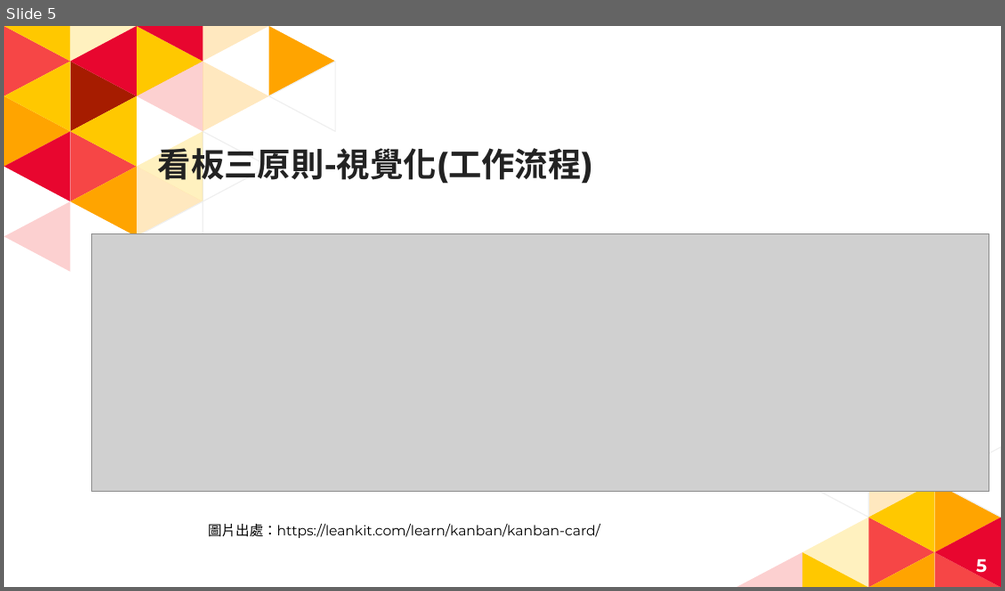
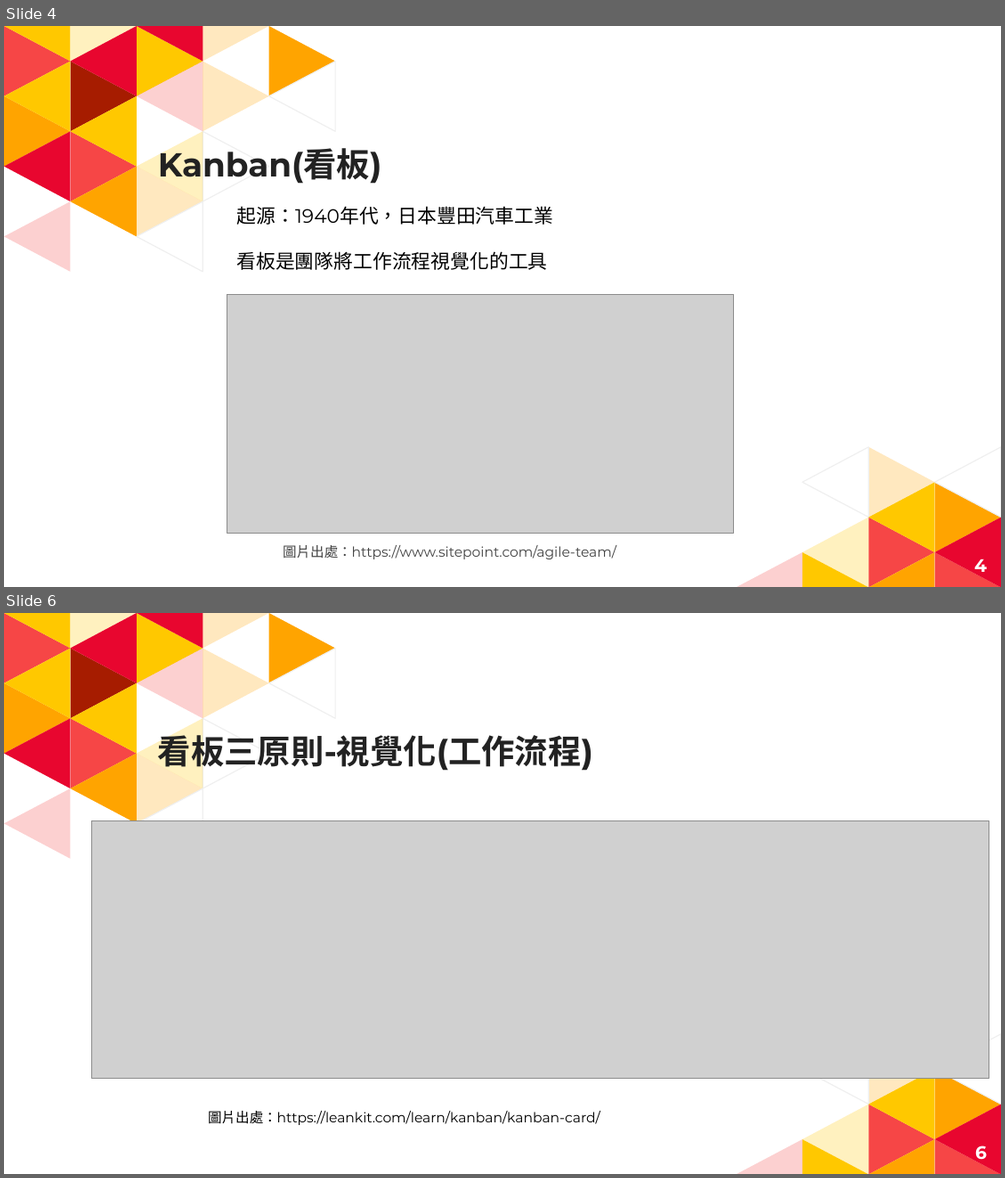
Before and after one commit to HankTwZhong/OOAD, a slide deck: 專題討論/Trello.pptx. Shown one above the other, each under a label of ours: slide 5 before the commit, slides 4 and 6 after it; the slides between them are not shown. The pictures are 1005x591 and 1005x1178 pixels, drawn with LibreOffice and Linux fonts; fonts in the diff are those of the drawing; grey boxes stand for pictures. Boxes give left, top, right and bottom in pixels: in the first picture for what was removed or moved away, otherwise in the second. Text is boxed around its words. In the diff, an @@ line names an element or a change of style, - is before the commit and + after.

```diff
--- a/專題討論/Trello.pptx
+++ b/專題討論/Trello.pptx
@@ slide 4 added at box(4, 26, 1001, 587), background #FFFFFF; not listed: 35 template elements that a slide beside it also shows @@
@@ title added at box(158, 144, 382, 185), 24 pt, text #222222, bold @@
+Kanban(看板)
@@ text added at box(237, 206, 554, 224), 14 pt, text #000000 @@
+起源：1940年代，日本豐田汽車工業
@@ text added at box(237, 251, 548, 270), 14 pt, text #000000 @@
+看板是團隊將工作流程視覺化的工具
@@ picture added at box(227, 294, 734, 532) @@
@@ text added at box(283, 545, 616, 559), 10 pt, text #434343 @@
+圖片出處：https://www.sitepoint.com/agile-team/
@@ page number added at box(974, 558, 987, 578), 13 pt, text #FFFFFF, bold @@
+4
@@ what was slide 5 is now slide 6 @@
@@ page number at box(975, 1145, 987, 1165): text changed @@
-5
+6
```
Also in this commit, not shown: 5 slides changed, 2 other slides added, 2 slides removed, 4 other files.
